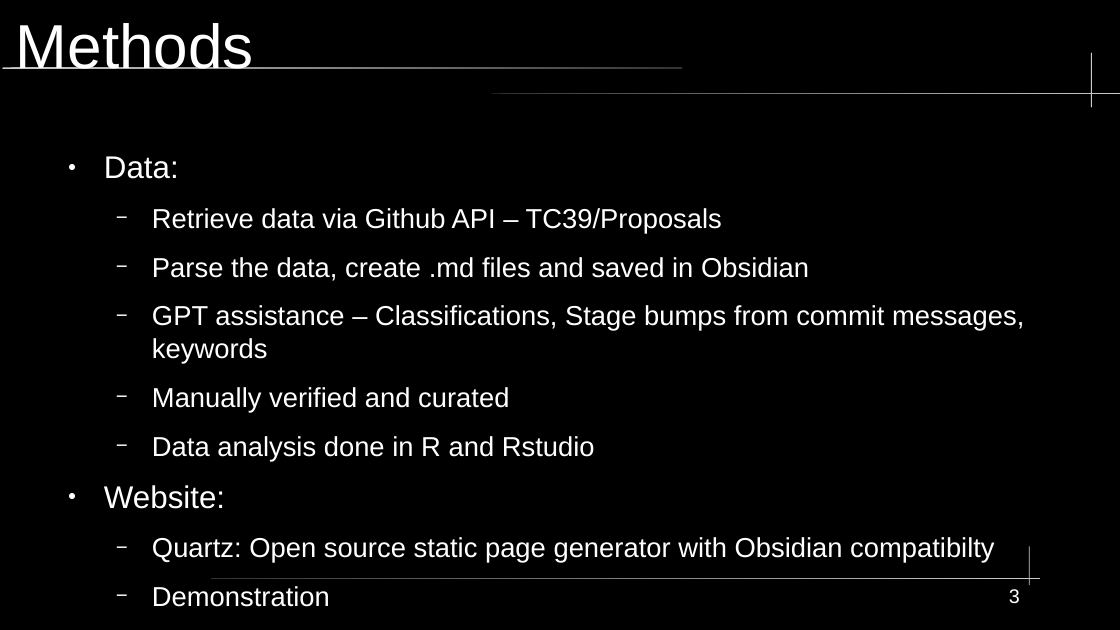
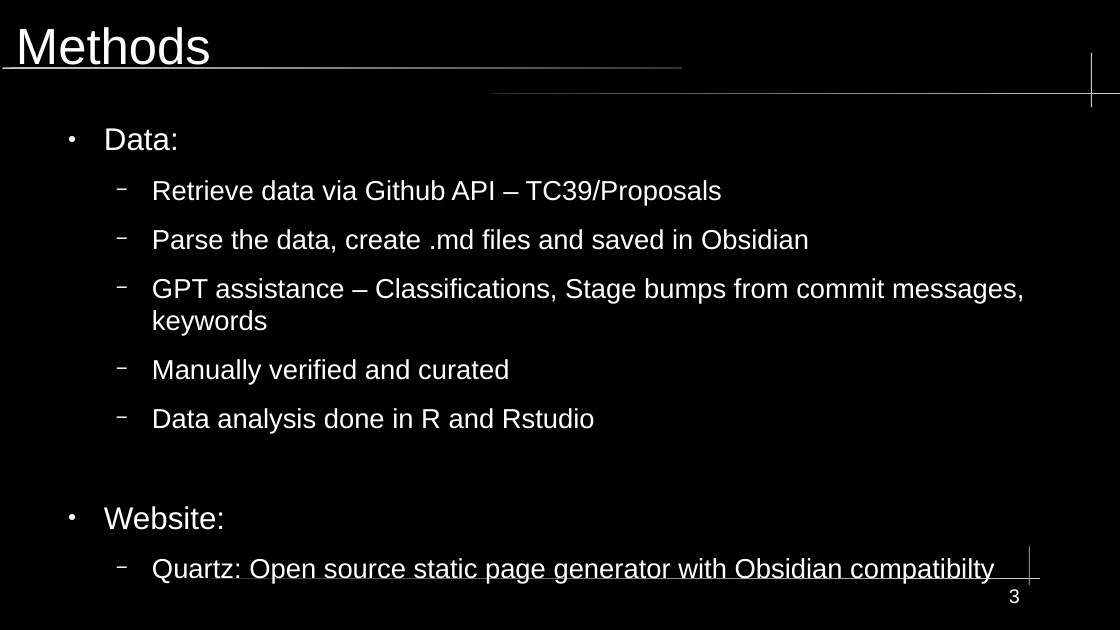
Before and after one commit to KWaloen/tc39_proposals_project, a slide deck: slide 3 of Data Analysis/Presentation/JS Proposals Project.odp. Drawn at 1120x630 pixels with LibreOffice and Linux fonts; fonts in the diff are those of the drawing. Boxes give left, top, right and bottom in pixels: in the first picture for what was removed or moved away, otherwise in the second. Text is boxed around its words. In the diff, an @@ line names an element or a change of style, - is before the commit and + after.

```diff
--- a/Data Analysis/Presentation/JS Proposals Project.odp
+++ b/Data Analysis/Presentation/JS Proposals Project.odp
@@ title "Methods" at bbox=[16, 27, 211, 69]: size 44 to 36 pt @@
@@ text "Data:": place and size @@
-text "Data:" at bbox=[104, 156, 1024, 607]
+text "Data:" at bbox=[104, 128, 1024, 584]
@@ text at bbox=[152, 586, 330, 607]: paragraph removed @@
-  − Demonstration
```
Also in this commit, not shown: 6 other slides changed, 23 slides added.
